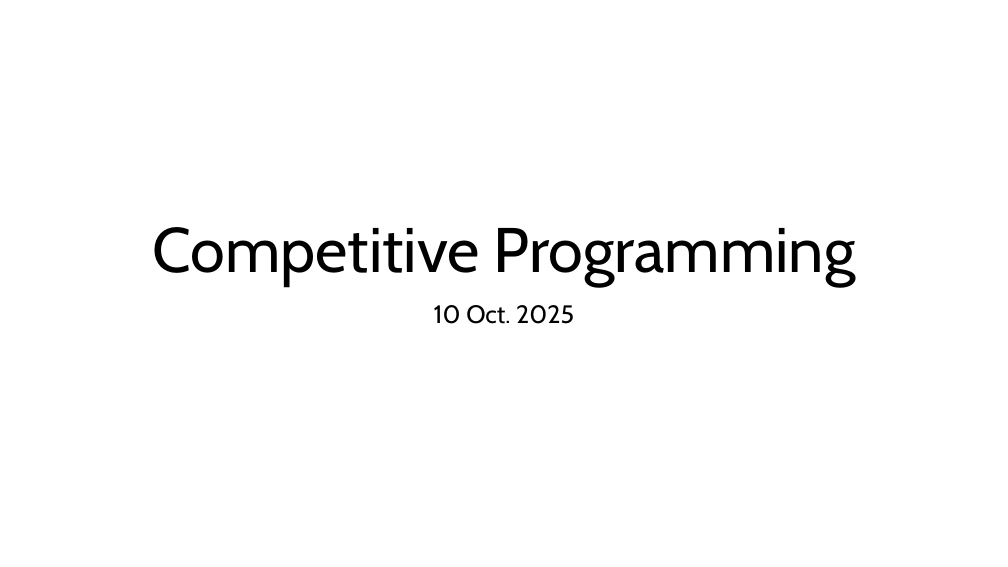
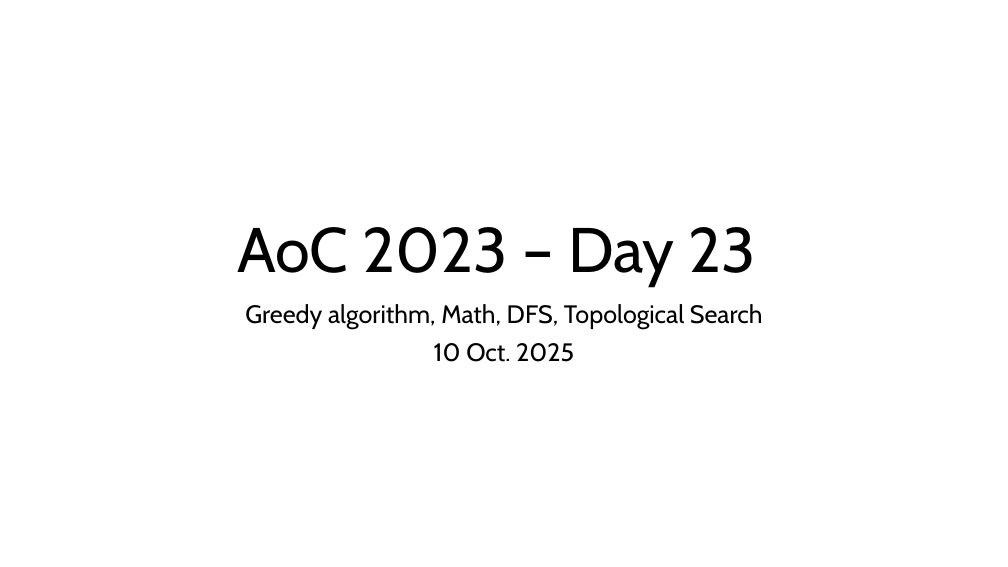
Before and after one commit to annoviko/sandbox, a slide deck: slide 1 of competitive-programming-sessions/Competitive Programming - 2025.10.10.pptx. Drawn at 1008x567 pixels with LibreOffice and Linux fonts; fonts in the diff are those of the drawing. Boxes give left, top, right and bottom in pixels: in the first picture for what was removed or moved away, otherwise in the second. Text is boxed around its words. In the diff, an @@ line names an element or a change of style, - is before the commit and + after.

Commit message:
[cp] update presentations

```diff
--- a/competitive-programming-sessions/Competitive Programming - 2025.10.10.pptx
+++ b/competitive-programming-sessions/Competitive Programming - 2025.10.10.pptx
@@ title at box(238, 227, 756, 287): text changed @@
-Competitive Programming
+AoC 2023 – Day 23
@@ subtitle at box(245, 304, 763, 329): paragraph added @@
+Greedy algorithm, Math, DFS, Topological Search
```
Also in this commit, not shown: 1 other file.
